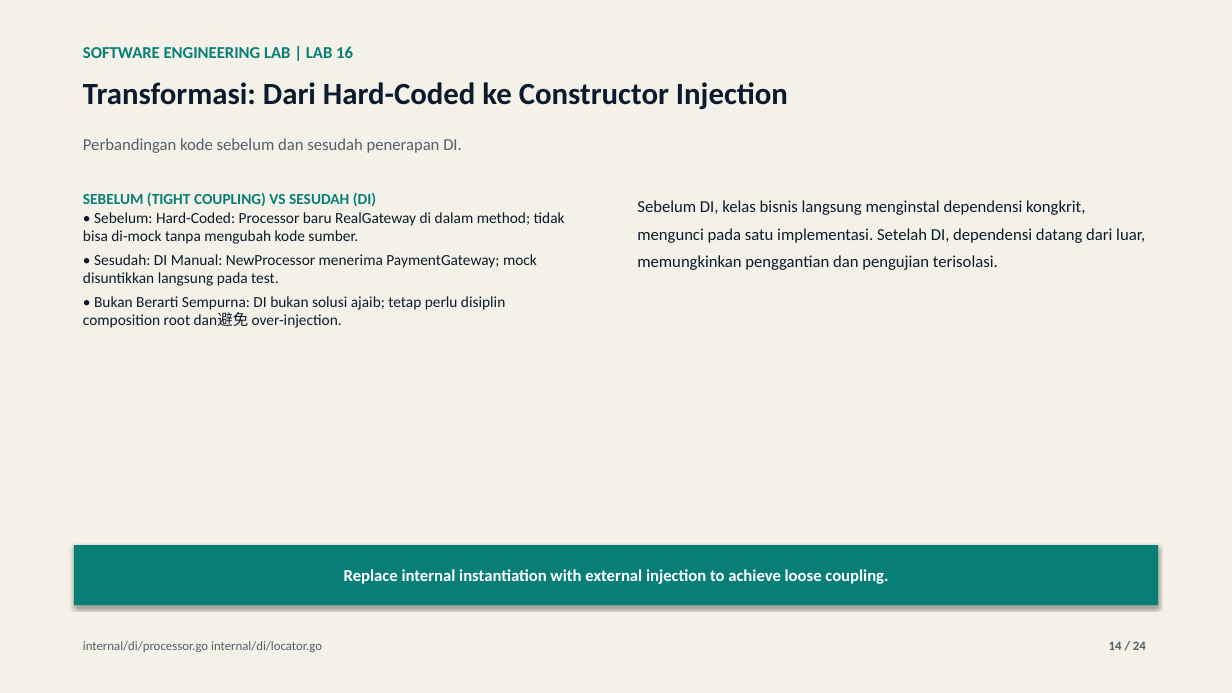
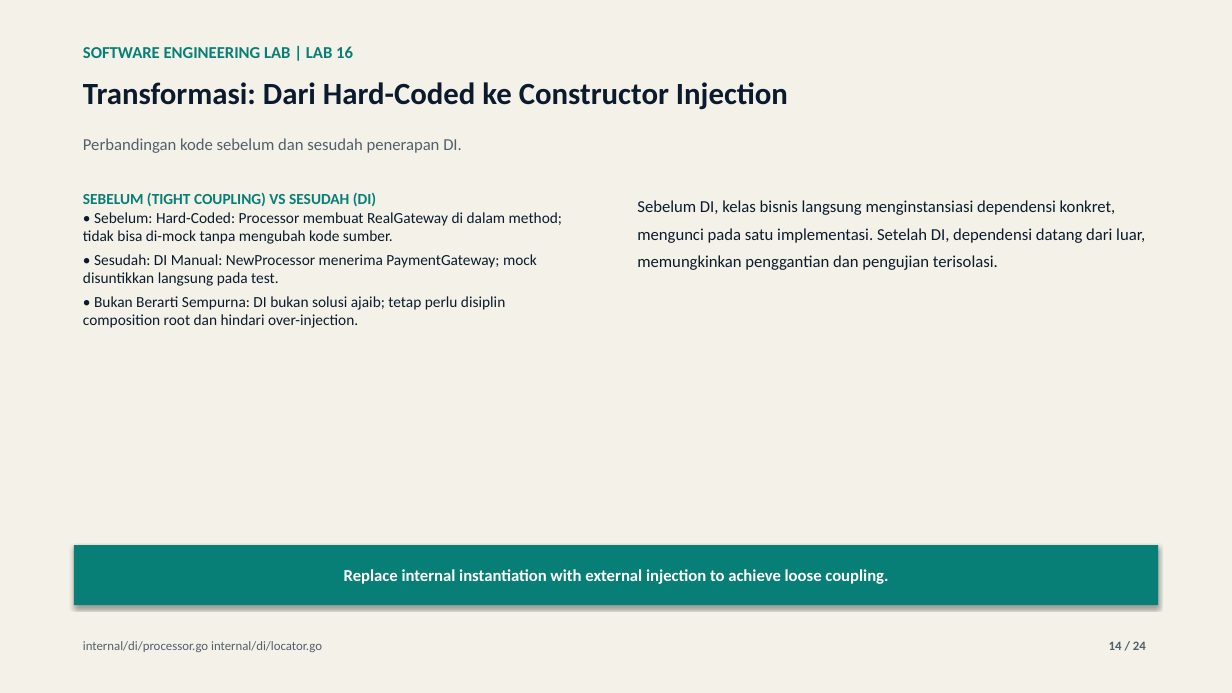
Before and after one commit to lukman-ss/software-engineering-lab, a slide deck: slide 14 of labs/16-dependency-injection/result/linkedin/lab-16-dependency-injection-carousel.pptx. Drawn at 1232x693 pixels with LibreOffice and Linux fonts; fonts in the diff are those of the drawing. Boxes give left, top, right and bottom in pixels: in the first picture for what was removed or moved away, otherwise in the second. Text is boxed around its words. In the diff, an @@ line names an element or a change of style, - is before the commit and + after.

```diff
--- a/labs/16-dependency-injection/result/linkedin/lab-16-dependency-injection-carousel.pptx
+++ b/labs/16-dependency-injection/result/linkedin/lab-16-dependency-injection-carousel.pptx
@@ text at [637,200,1145,243]: text changed @@
-Sebelum DI, kelas bisnis langsung menginstal dependensi kongkrit, mengunci pada satu implementasi. Setelah DI, dependensi datang dari luar, memungkinkan penggantian dan pengujian terisolasi.
+Sebelum DI, kelas bisnis langsung menginstansiasi dependensi konkret, mengunci pada satu implementasi. Setelah DI, dependensi datang dari luar, memungkinkan penggantian dan pengujian terisolasi.
@@ text at [83,212,562,244]: text changed @@
-• Sebelum: Hard-Coded: Processor baru RealGateway di dalam method; tidak bisa di-mock tanpa mengubah kode sumber.
+• Sebelum: Hard-Coded: Processor membuat RealGateway di dalam method; tidak bisa di-mock tanpa mengubah kode sumber.
@@ text at [83,296,505,328]: text changed @@
-• Bukan Berarti Sempurna: DI bukan solusi ajaib; tetap perlu disiplin composition root dan避免 over-injection.
+• Bukan Berarti Sempurna: DI bukan solusi ajaib; tetap perlu disiplin composition root dan hindari over-injection.
```
Also in this commit, not shown: 10 other slides changed, 34 other files.
